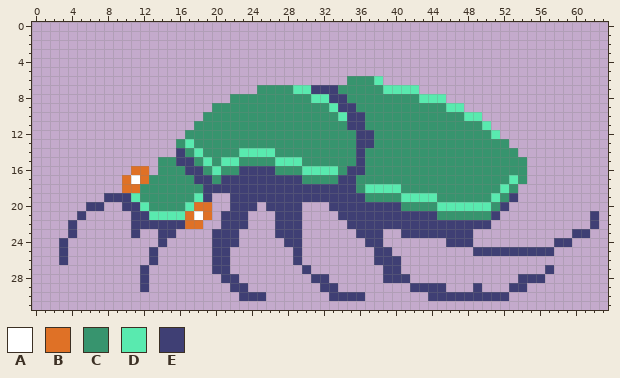
Pixel-art file, stored at core/assets/ase/scarab.ase. Above: the version before the commit.
64x32 pixels, 1 frame.
Palette (. is transparent): A #ffffff  B #df7126  C #37946e  D #59eaaf  E #3f3f74
Pixels before, first column x 3:
 6 ................................CCCD........................
 7 ......................CCCCDDEEECCCCCDDDD....................
 8 ...................CCCCCCCCCDDEECCCCCCCCDDD.................
 9 .................CCCCCCCCCCCCCDEECCCCCCCCCCDD...............
10 ................CCCCCCCCCCCCCCCDEECCCCCCCCCCCDD.............
11 ...............CCCCCCCCCCCCCCCCCEECCCCCCCCCCCCCD............
12 ..............CCCCCCCCCCCCCCCCCCCEECCCCCCCCCCCCCD...........
13 .............CDCCCCCCCCCCCCCCCCCCEECCCCCCCCCCCCCCC..........
14 .............ECDCCCCDDDDCCCCCCCCCECCCCCCCCCCCCCCCCC.........
15 ...........CCEECDCDDCCCCDDDCCCCCCECCCCCCCCCCCCCCCCCC........
16 ........BB.CCCEECDCCEEEECCCDDDDCEECCCCCCCCCCCCCCCCCC........
17 .......BABCCCCCEECEEEEEEEEECCCCEECCCCCCCCCCCCCCCCCDC........
18 .......BBCCCCCCCEEEEEEEEEEEEEEEEECDDDDCCCCCCCCCCCDC.........
19 .....EEEDCCCCCCDE..EEEEEEEEEEEEEEECCCCDDDDCCCCCCDCE.........
20 ...EE..EEDCCCCDBB..EEE.EEEE...EEEEEEEECCCCDDDDDDCE..........
21 ..E.....EEDDDDBAB.EEE...EEE....EEEEEEEEEEECCCCCCE..........E
22 .E......EEEEEEBB..EEE...EEE.....EEEEEEEEEEEEEEEE...........E
23 .E......E..EE....EEE....EEE......EEE..EEEEEEEE...........EE.
24 E..........E.....EEE.....EE.......EE.......EEE.........EE...
25 E.........E......EE.......E........EE.........EEEEEEEEE.....
26 E.........E......EE.......E........EEE......................
27 .........E.......EE........E........EE................E.....
28 .........E........EE........EE......EEE............EEE......
29 .........E.........EE........EE........EEEE...E...EE........
30 ....................EEE.......EEEE.......EEEEEEEEE..........
Now the later version:
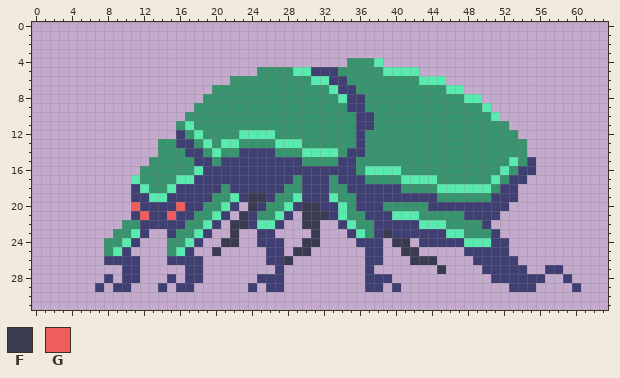
Colours new in this view: F #3a3a50  G #f05d5d
Edits made:
Changed rows in their new state; - is an unchanged pixel.
first column x 3:
 4 --------------------------------CCCD------------------------
 5 ----------------------CCCCDDEEECCCCCDDDD--------------------
 6 -------------------CCCCCCCCCDDEE---CCCCCDDD-----------------
 7 -----------------CCCCC----CCCCDEE---CCCCCCCDD---------------
 8 ----------------CCC---------CCCDEE------CCCCCDD-------------
 9 ---------------CC-------------CC-E---------CCCCD------------
10 --------------CC---------------CC-E----------CCCD-----------
11 -------------CD-----------------C-E------------CCC----------
12 -------------E-D----DDDD----------C-------------CCC---------
13 -----------CCEE-D-DD----DDD-------C---------------CC--------
14 -----------CCCEE-D--EEEE---DDDD-E------------------C--------
15 ----------C--CCEE-EEEEEEEEE----EEC----------------D-E-------
16 --------.CC---CDEEEE----EEEEEEEE-CDDDD-----------D-EE-------
17 -------.DC---DD--E--------CEEE---E----DDDD------D-EE--------
18 -------.ED--DEEE--C------CC---CC-EEEEE----DDDDDD-EE---------
19 -----...EEDDEEEE-CCD-FF-CCD---DCC-EEEEEEEE------EE----------
20 ---..--.GEEEEGEECCD-.FECCD-FFE-DC---CC---EEEEEEEE-----------
21 --.------GEEGEECCD-.FECCD-.FFFEDCC---DDDCC---EEE-----------.
22 -.-----CC-----CCDE.FFEDD-..FF--EDCC-----DDDCCCC------------.
23 -.----CCDE-.-CCDE..F--EE...-F---EDC-FE-----DDCCCE--------..-
24 .----CCDE--.CCDE-.FF--EEE..FF----E---FF-EEE--DDDEE-----..---
25 .----CDE--.-CDE--F.----EE-FF------E-.-FF-----E----.....-----
26 .----EEEE-.-EEEE-..----EEF.-------E-..-FFF----EEEEE---------
27 -------EE.----EE-..-----E--.------E-..----F----EEEEE---E----
28 -----E-EE.--E-EE--..--EEE---..----EE-..---------EEE-----E---
29 ----E-EE-.-E-EE----..E-EE----..---EE-E-....---.-----E----E--
30 --------------------...-------....-------.........----------
Changed places in both pictures, as pixel boxes (x1, y1, x2, y2):
changed: (59, 58, 599, 301)
